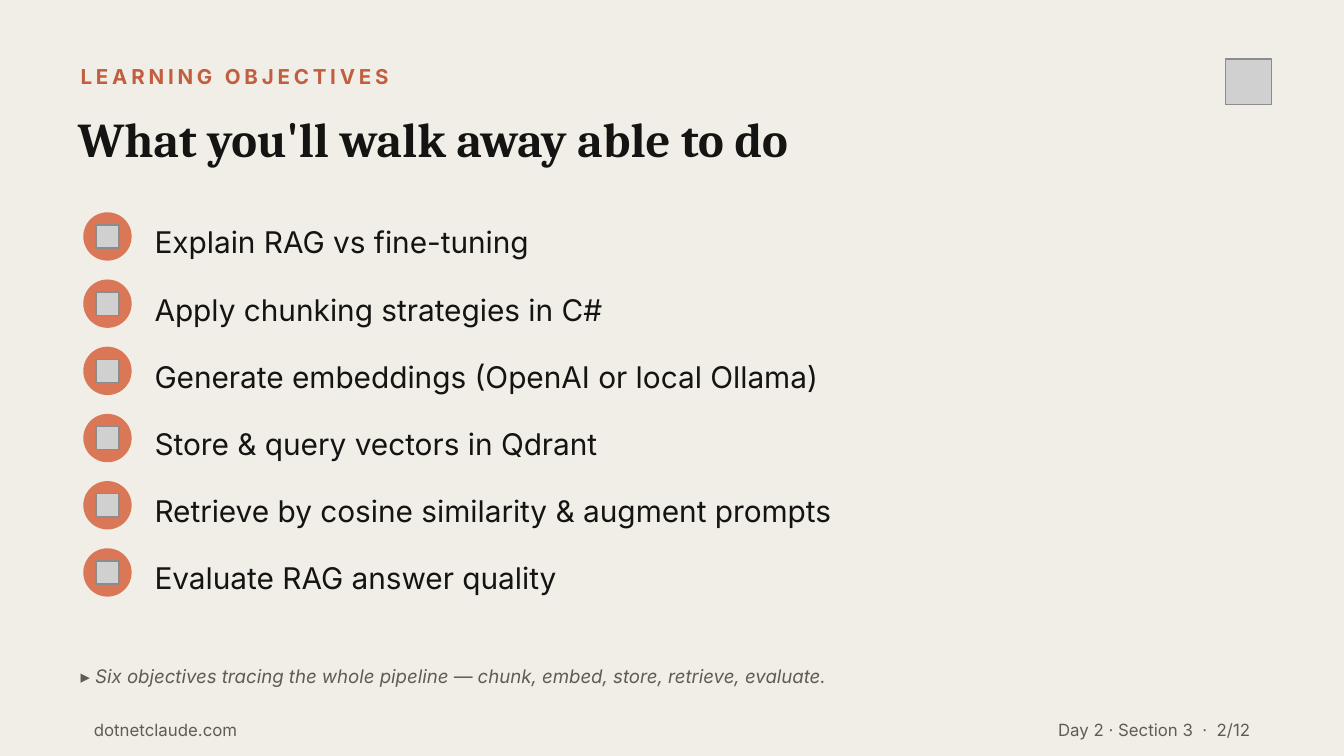
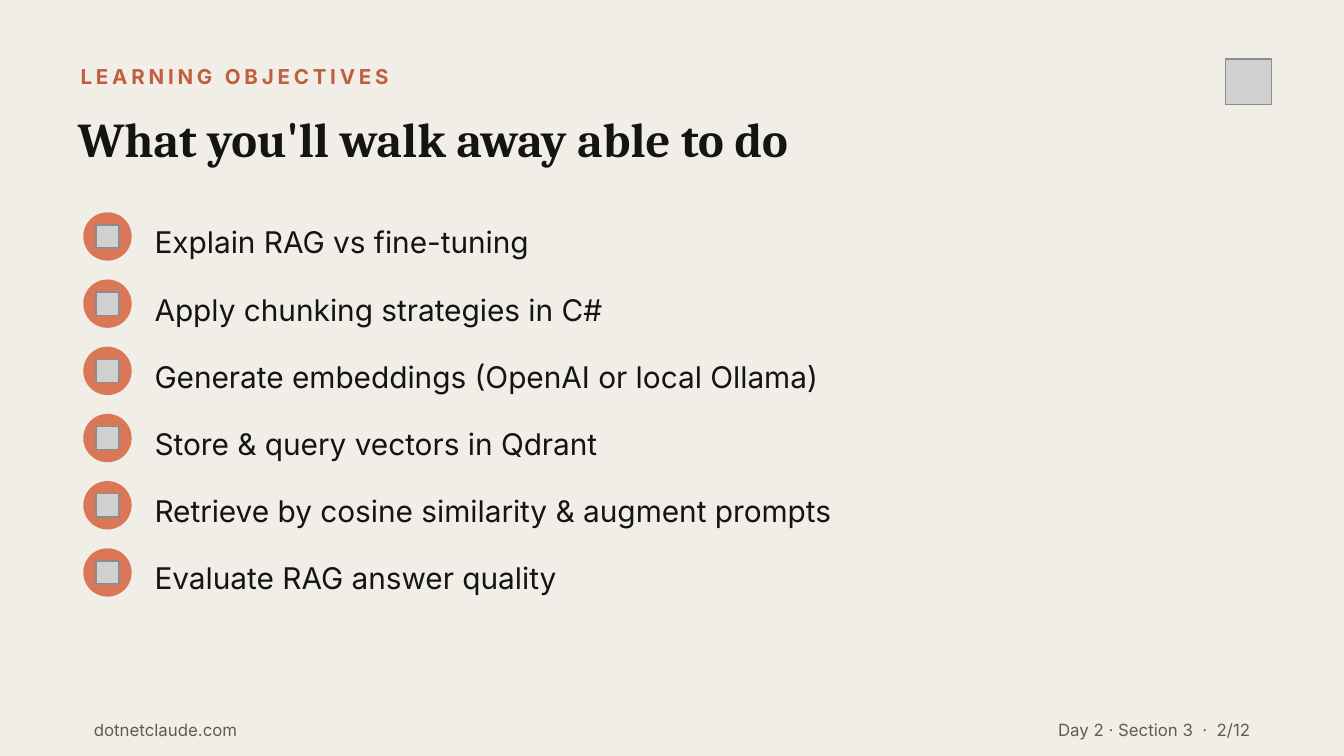
Before and after one commit to cwoodruff/dotnet-claude-workshop-content, a slide deck: slide 2 of decks/Day 2/Day2-Section3-RAG-Pipelines.pptx. Drawn at 1344x756 pixels with LibreOffice and Linux fonts; fonts in the diff are those of the drawing; grey boxes stand for pictures. Boxes give left, top, right and bottom in pixels: in the first picture for what was removed or moved away, otherwise in the second. Text is boxed around its words. In the diff, an @@ line names an element or a change of style, - is before the commit and + after.

```diff
--- a/decks/Day 2/Day2-Section3-RAG-Pipelines.pptx
+++ b/decks/Day 2/Day2-Section3-RAG-Pipelines.pptx
@@ text removed at box(95, 669, 826, 687) @@
-▸ Six objectives tracing the whole pipeline — chunk, embed, store, retrieve, evaluate.
```
Also in this commit, not shown: 10 other slides changed, 11 other files.
